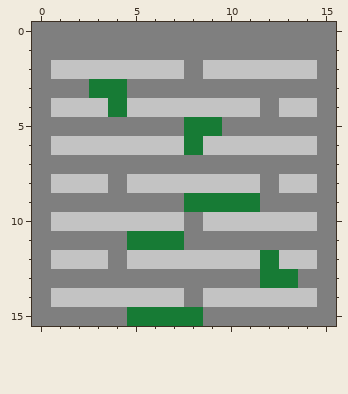
A pixel-art sprite gets an edit: image/block/block2.png. That is the earlier state.
The file is 16x16 pixels. Colours within 5 levels of each other are drawn and written as one.
Once edited:
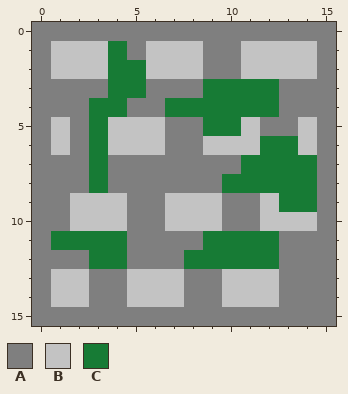
Palette (. is transparent): A #7f7f7f  B #c3c3c3  C #177b35
The edit:
y 1: x 1..4 AAAA -> BBBC; x 6..8 AAA -> BBB; x 11..14 AAAA -> BBBB
y 2: x 4..5 BB -> CC; x 8..10 ABB -> BAA
y 3: x 3 C -> A; x 5 A -> C; x 9..12 AAAA -> CCCC
y 4: x 1..3 BBB -> AAC; x 5..14 BBBBBBBABB -> AACCCCCCAA
y 5: x 1 A -> B; x 3..6 AAAA -> CBBB; x 8 C -> A; x 10..11 AA -> CB; x 14 A -> B
y 6: x 2..3 BB -> AC; x 7..8 BC -> AA; x 12..13 BB -> CC
y 7: x 3 A -> C; x 11..14 AAAA -> CCCC
y 8: x 1..3 BBB -> AAC; x 5..14 BBBBBBBABB -> AAAAACCCCC
y 9: x 2..4 AAA -> BBB; x 7..14 ACCCCAAA -> BBBAABCC
y 10: x 1 B -> A; x 5..6 BB -> AA; x 8 A -> B; x 10..11 BB -> AA
y 11: x 1..7 AAAACCC -> CCCCAAA; x 9..12 AAAA -> CCCC
y 12: x 1..11 BBBABBBBBBB -> AACCAAACCCC; x 13..14 BB -> AA
y 13: x 1..2 AA -> BB; x 5..7 AAA -> BBB; x 10..13 AACC -> BBBA
y 14: x 3..4 BB -> AA; x 9 B -> A; x 13..14 BB -> AA
y 15: x 5..8 CCCC -> AAAA
Changed places in both pictures, as pixel boxes (x1, y1, x2, y2):
changed: (51, 41, 317, 326)
